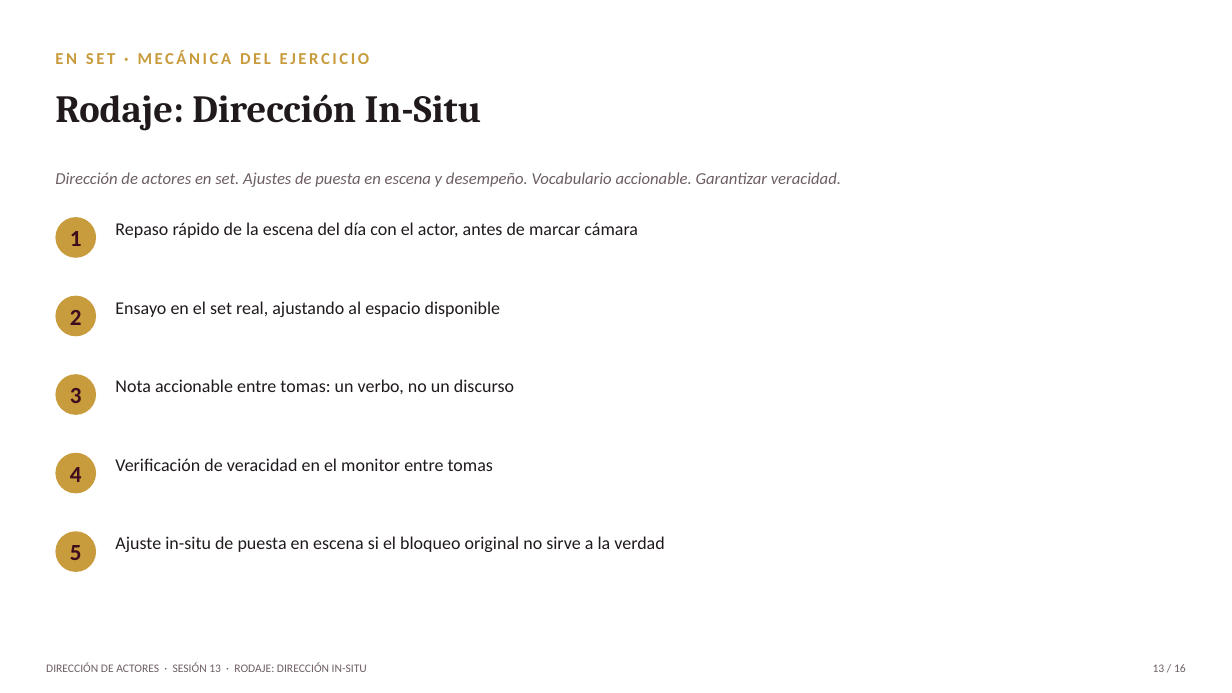
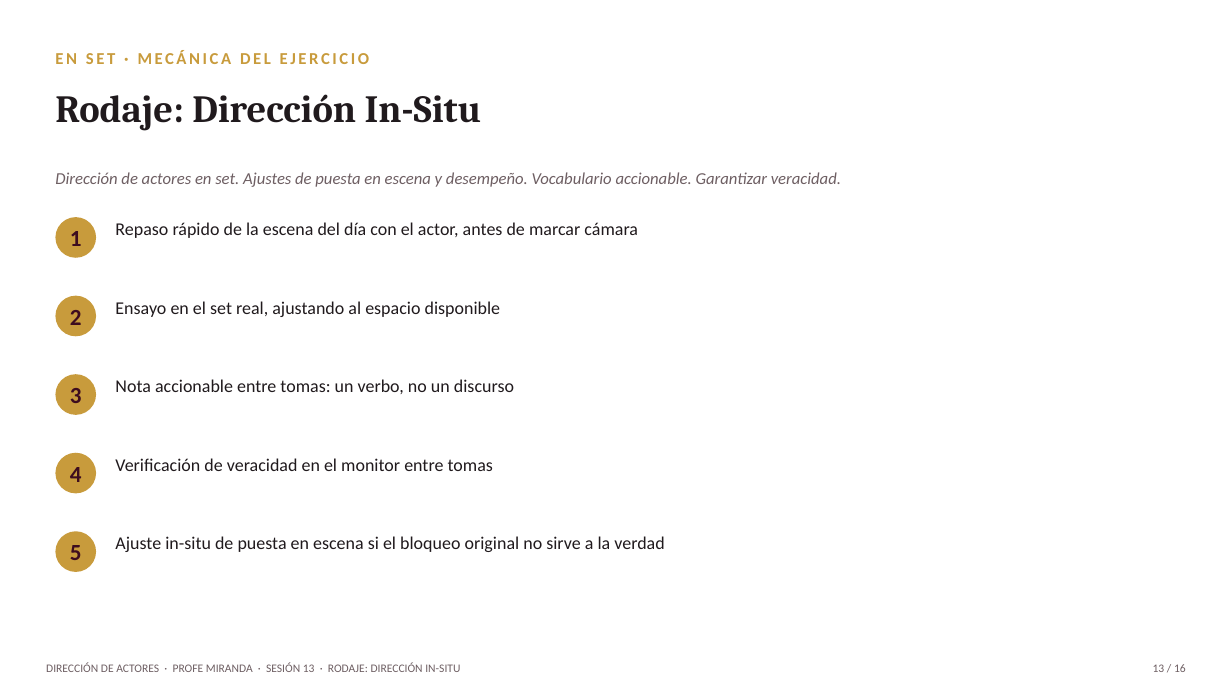
Before and after one commit to mirandajaco-design/profe-miranda, a slide deck: slide 8 of pptx/direccion-actores/Sesion_13_Rodaje_Direccion_In-Situ.pptx. Drawn at 1232x693 pixels with LibreOffice and Linux fonts; fonts in the diff are those of the drawing. Boxes give left, top, right and bottom in pixels: in the first picture for what was removed or moved away, otherwise in the second. Text is boxed around its words. In the diff, an @@ line names an element or a change of style, - is before the commit and + after.

Commit message:
Añadir crédito del docente y pestaña de Recursos
Todas las diapositivas de título y el pie de página ahora indican
"Profe Miranda" como docente. El visor web suma una pestaña Recursos
con enlace al repositorio y descarga directa de los 32 .pptx.

```diff
--- a/pptx/direccion-actores/Sesion_13_Rodaje_Direccion_In-Situ.pptx
+++ b/pptx/direccion-actores/Sesion_13_Rodaje_Direccion_In-Situ.pptx
@@ text at <box>46,663,460,672</box>: text changed @@
-DIRECCIÓN DE ACTORES · SESIÓN 13 · RODAJE: DIRECCIÓN IN-SITU
+DIRECCIÓN DE ACTORES · PROFE MIRANDA · SESIÓN 13 · RODAJE: DIRECCIÓN IN-SITU
```
Also in this commit, not shown: 12 other slides changed, 32 other files.
